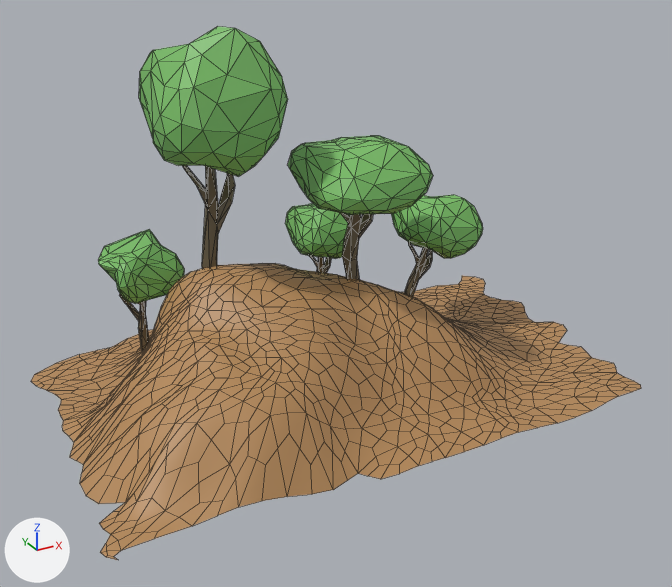
An edit to the FBX model Content/Assets/Stuff/background1.fbx, drawn before and after from the same camera.
Rendered twice from a camera (50 mm lens) standing at (-4.91, -9.33, 5.47) and looking at (-0.18, -0.72, 1.17). Lighting does not change. The marker at lower left points along +X, +Y and +Z. Mesh edges are drawn as thin lines. Where no turn or scale is listed for an object, it has been applied to the vertices.

In view in the first picture: 'Group44277'.
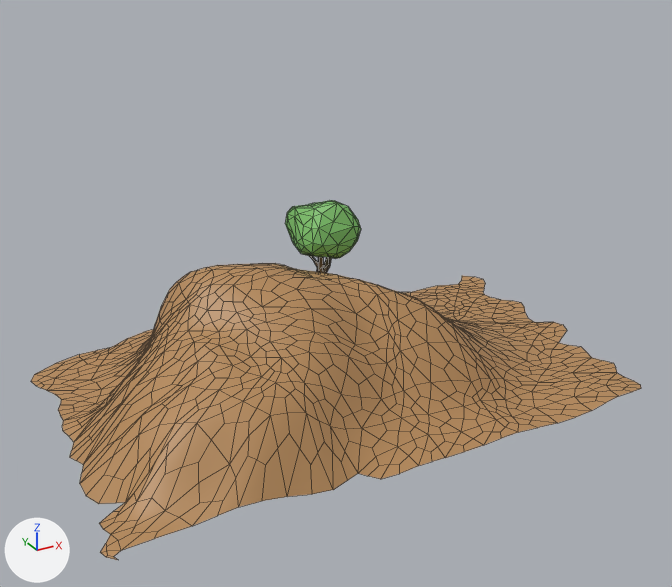
Boxes (x1, y1, x2, y2) around the edits, measured in the pictures (672 x 587 px):
'Group44277', reshaped (33% shorter): before (31, 26, 641, 560); after (31, 200, 641, 560)
part 1 of me_mesh, deleted (green): before (391, 195, 483, 297)
part 2 of me_mesh, deleted (green): before (288, 136, 433, 280)
part 3 of me_mesh, deleted (green): before (139, 26, 288, 268)
part 4 of me_mesh, deleted (green): before (98, 229, 184, 351)

The change, as a diff of the scene's bpy script:
```diff
--- a/Content/Assets/Stuff/background1.fbx.py
+++ b/Content/Assets/Stuff/background1.fbx.py
@@ me_mesh @@
 me_mesh.from_pydata(...)  # 2020 vertices, 2640 faces; spans x -3.48..3.43, y -2.48..1.63, z -0.29..4.16
 # used by ob_group44277; location = (0.0, 0.0, 0.0)
+# me_mesh part 1: the loose piece of 133 vertices spanning x 1.28..2.32, y -0.31..0.82, z -0.11..1.8 is deleted
+# me_mesh part 2: the loose piece of 133 vertices spanning x -0.42..0.92, y -1.17..0.37, z 0.86..2.89 is deleted
+# me_mesh part 3: the loose piece of 133 vertices spanning x -2.0..-0.66, y -0.73..0.8, z 0.36..4.16 is deleted
+# me_mesh part 4: the loose piece of 133 vertices spanning x -2.46..-1.46, y 0.48..1.42, z -0.29..1.65 is deleted
 me_mesh.materials.append(mat_folliage)
```
